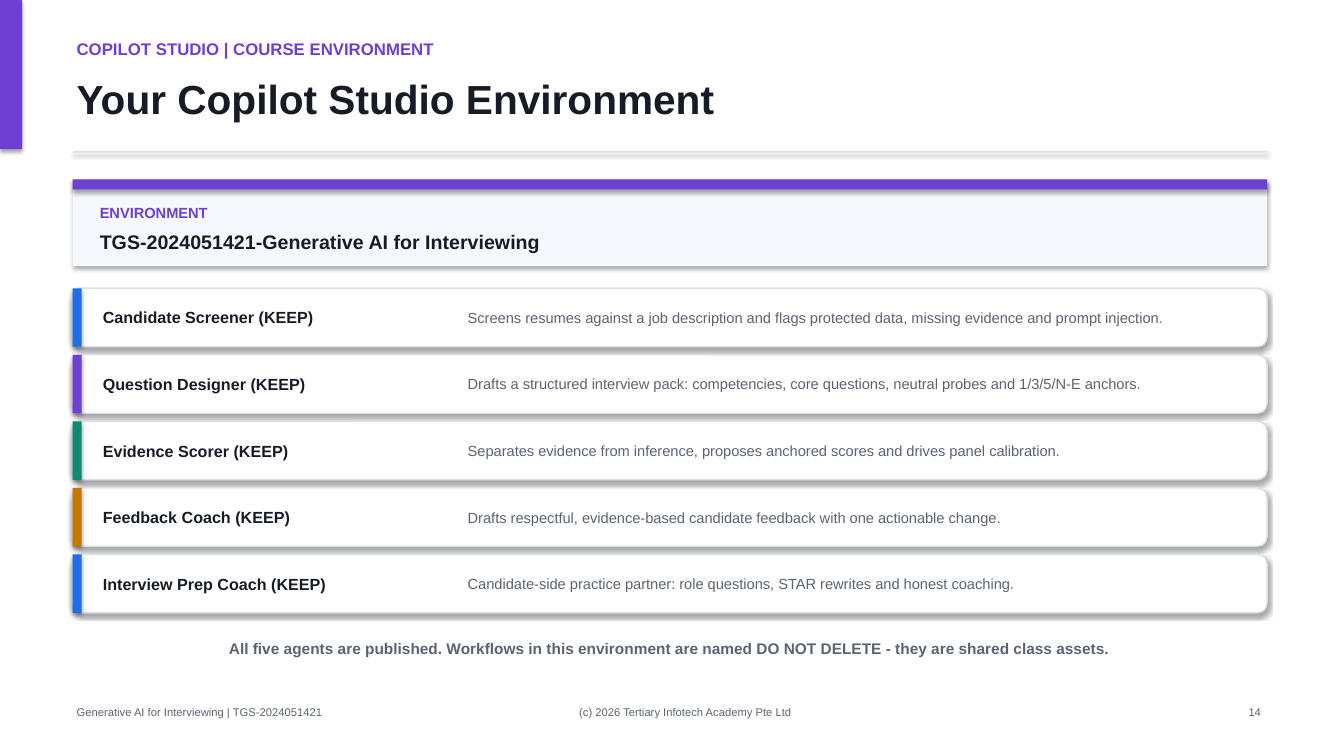
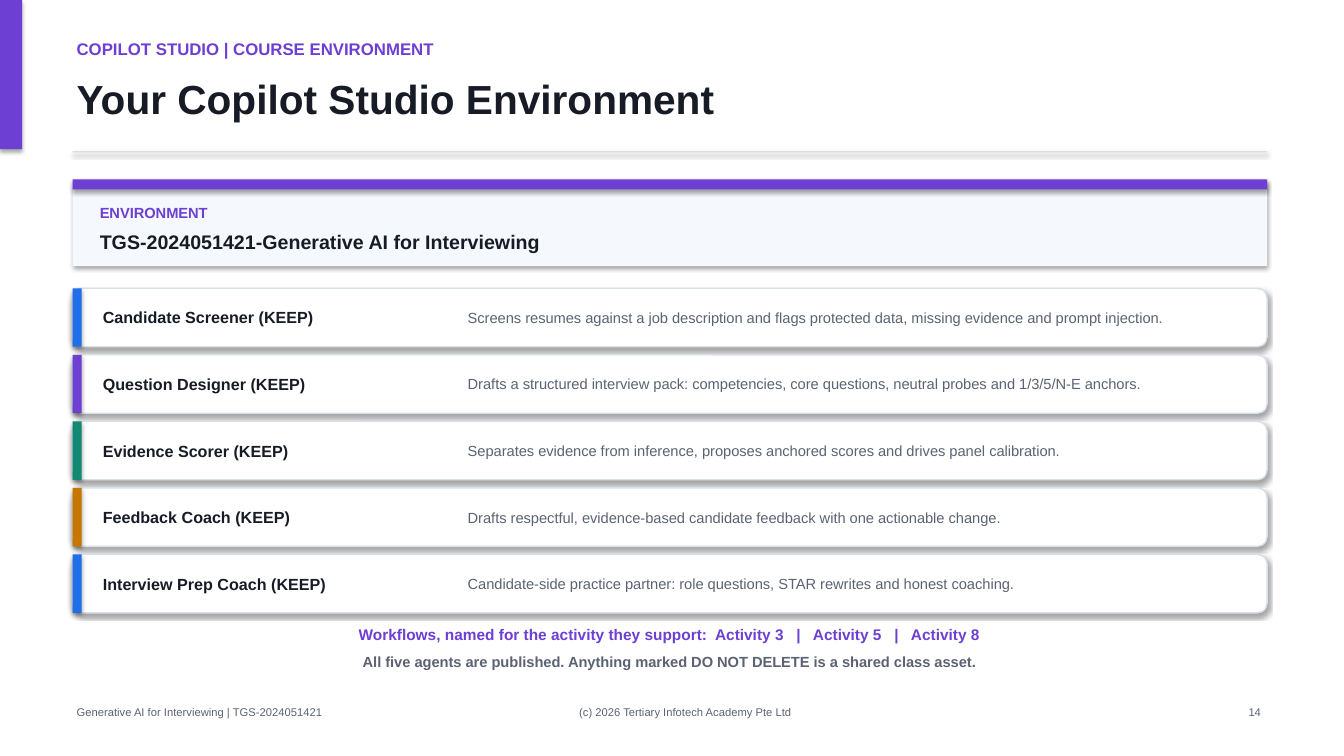
Before and after one commit to tertiarycourses/TGS-2024051421-Microsoft-Copilot-for-HR-Recruitment, a slide deck: slide 14 of courseware/Generative AI for Interviewing-v6.0.pptx. Drawn at 1344x756 pixels with LibreOffice and Linux fonts; fonts in the diff are those of the drawing. Boxes give left, top, right and bottom in pixels: in the first picture for what was removed or moved away, otherwise in the second. Text is boxed around its words. In the diff, an @@ line names an element or a change of style, - is before the commit and + after.

```diff
--- a/courseware/Generative AI for Interviewing-v6.0.pptx
+++ b/courseware/Generative AI for Interviewing-v6.0.pptx
@@ text at (359, 629, 980, 643): text changed; text colour #5B6372 to #6D3FD2 @@
-All five agents are published. Workflows in this environment are named DO NOT DELETE - they are shared class assets.
+Workflows, named for the activity they support: Activity 3 | Activity 5 | Activity 8
@@ text added at (363, 656, 975, 670), 10.5 pt, text #5B6372, bold @@
+All five agents are published. Anything marked DO NOT DELETE is a shared class asset.
```
Also in this commit, not shown: 1 other slide changed, 13 other files.
